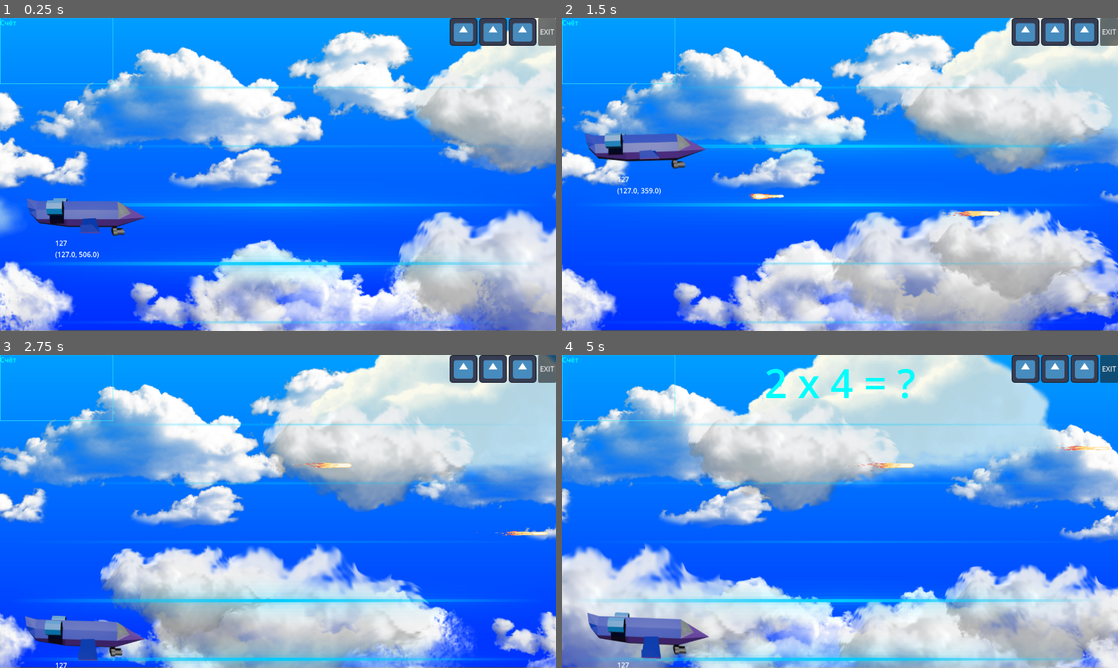
Above: before the commit, frames 1-4 (two rows, left to right).
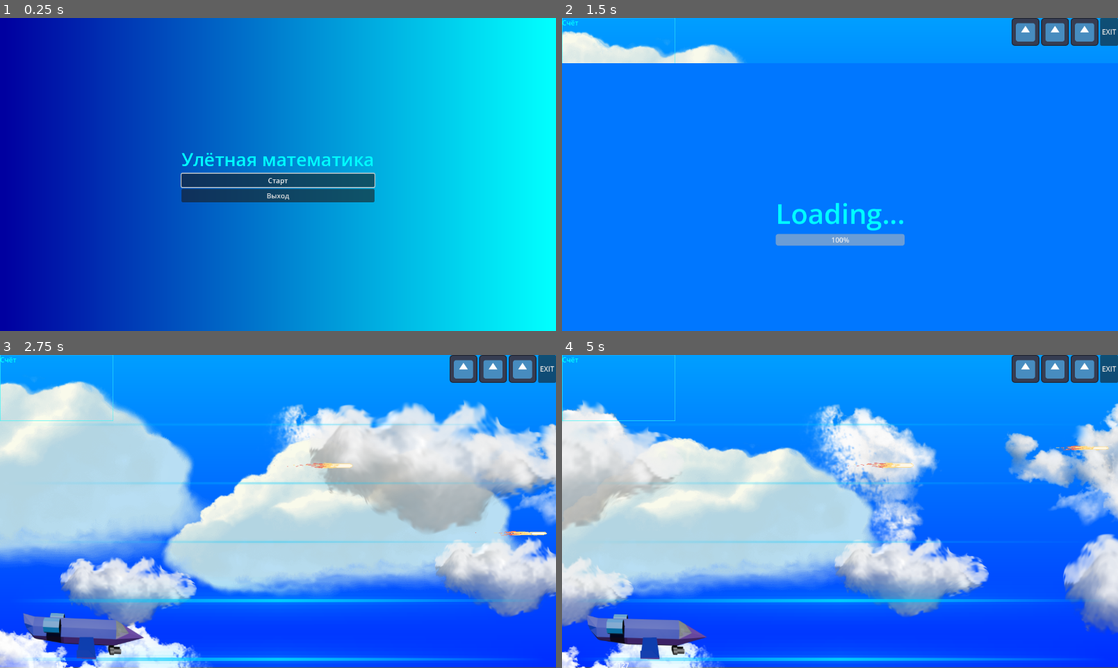
Above: after the commit, the same moments.

Repository: GGamezebo/quizmatik
Game: Godot game, scene res://main.tscn
Same seed, same stepped clock (60 frames per second), same inputs: the game is played once before the commit and once after it. Before the commit the project starts from res://src/contexts/game_context/game_context.tscn. The engine's default icon, where the game draws it, is replaced by a stand-in: a white triangle on a blue panel in a dark square.
Inputs (mouse positions are in pixels of both pictures, inside the frame that each line leads up to):
- Up to frame 1 (0.25 s): no input
- Up to frame 2 (1.5 s): click (840, 180) at 0.5 s, where only the run after the commit has a clickable "Старт"; hold Up (ui_up) from 1.28 s (still down); tap Space (shoot) at 1.35 s
- Up to frame 3 (2.75 s): release Up (ui_up) at 2.03 s; hold Down (ui_down) from 2.03 s (still down); tap Space (shoot) at 2.1 s
- Up to frame 4 (5 s): release Down (ui_down) at 2.78 s; hold Up (ui_up) 2.78-4.28 s; tap Space (shoot) at 2.85, 3.6, 4.35 s; hold Down (ui_down) from 4.28 s (still down)

The runs differ from the first frame. In frame 1, 100% of the frame differs, in the area x 0-100%, y 0-100%; in frame 2, 72%; in frame 3, 76%; in frame 4, 78%.

Commit message:
refactoring

Diff:
--- a/project.godot
+++ b/project.godot
@@ -15,7 +15,7 @@
 [application]
 
 config/name="checkers-for-dummies"
-run/main_scene="uid://6rk3lba0km5x"
+run/main_scene="uid://ddo0h56tnwsk1"
 config/features=PackedStringArray("4.6", "Mobile")
 
 [display]
--- a/src/contexts/game_context/game_context.tscn
+++ b/src/contexts/game_context/game_context.tscn
@@ -47,11 +47,6 @@
 [node name="Player" parent="." unique_id=216453935 instance=ExtResource("4_3f67i")]
 position = Vector2(200, 450)
 
-[node name="EntityBorder" type="Node2D" parent="." unique_id=17666066 node_paths=PackedStringArray("gameArea", "entities")]
-script = ExtResource("5_0m8ko")
-gameArea = NodePath("../GameArea")
-entities = [NodePath("../Player")]
-
 [node name="GameManager" type="Node" parent="." unique_id=1898191257 node_paths=PackedStringArray("player", "area", "gameConfig")]
 script = ExtResource("6_q40ib")
 player = NodePath("../Player")
@@ -61,11 +56,18 @@
 game_events = ExtResource("7_7ifmk")
 root_events = ExtResource("8_xkl2s")
 
-[node name="ShotManager" type="Node" parent="." unique_id=1495127714]
+[node name="Controllers" type="Node" parent="." unique_id=1335740013]
+
+[node name="ShotManager" type="Node" parent="Controllers" unique_id=1495127714]
 script = ExtResource("10_0hyv8")
 shot_scene = ExtResource("11_ug3i8")
 explosion_scene = ExtResource("12_587mb")
 game_events = ExtResource("7_7ifmk")
+
+[node name="EntityBorder" type="Node" parent="Controllers" unique_id=2060724701 node_paths=PackedStringArray("gameArea", "entities")]
+script = ExtResource("5_0m8ko")
+gameArea = NodePath("../../GameArea")
+entities = [NodePath("../../Player")]
 
 [node name="HUD" type="CanvasLayer" parent="." unique_id=769805075]
 layer = -1
@@ -127,6 +129,6 @@
 layout_mode = 2
 text = "EXIT"
 
-[connection signal="evShoot" from="Player" to="ShotManager" method="_on_player_ev_shoot"]
+[connection signal="evShoot" from="Player" to="Controllers/ShotManager" method="_on_player_ev_shoot"]
 [connection signal="ev_question_changed" from="GameManager" to="HUD/Answer" method="_on_game_manager_ev_question_changed"]
 [connection signal="button_down" from="HUD/HBoxContainer/Exit" to="HUD" method="_on_exit_button_down"]
--- a/src/contexts/game_context/game_logic/entity_border.gd
+++ b/src/contexts/game_context/game_logic/entity_border.gd
@@ -1,4 +1,4 @@
-extends Node2D
+extends Node
 
 @export var gameArea: GameArea
 @export var entities: Array[Node]
